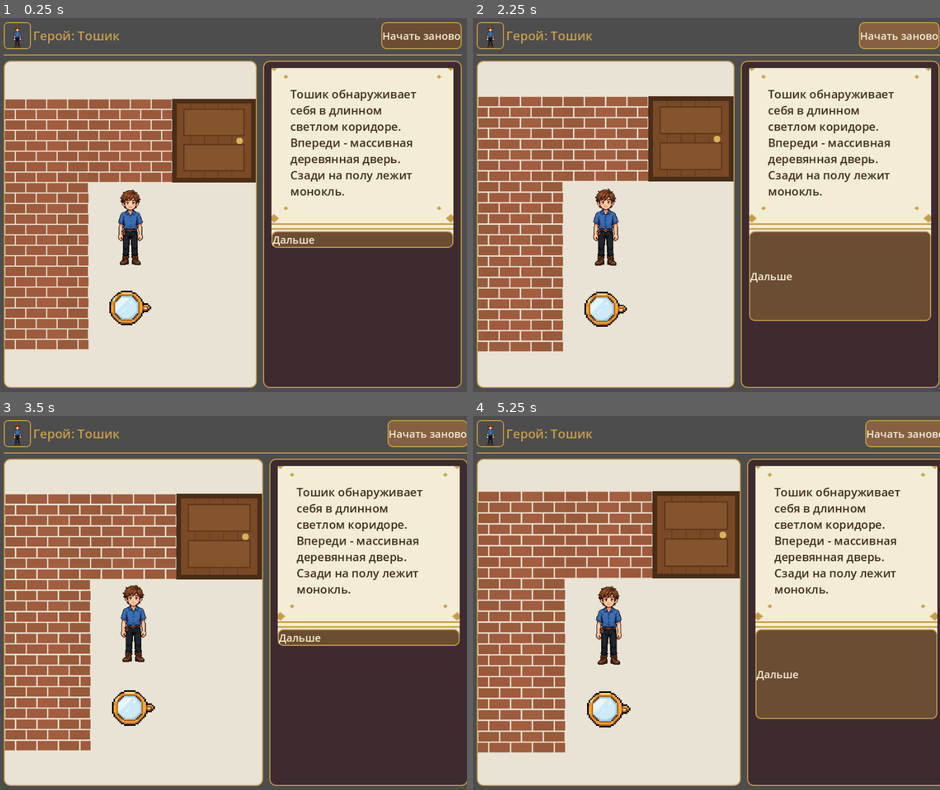
Above: before the commit, frames 1-4 (two rows, left to right).
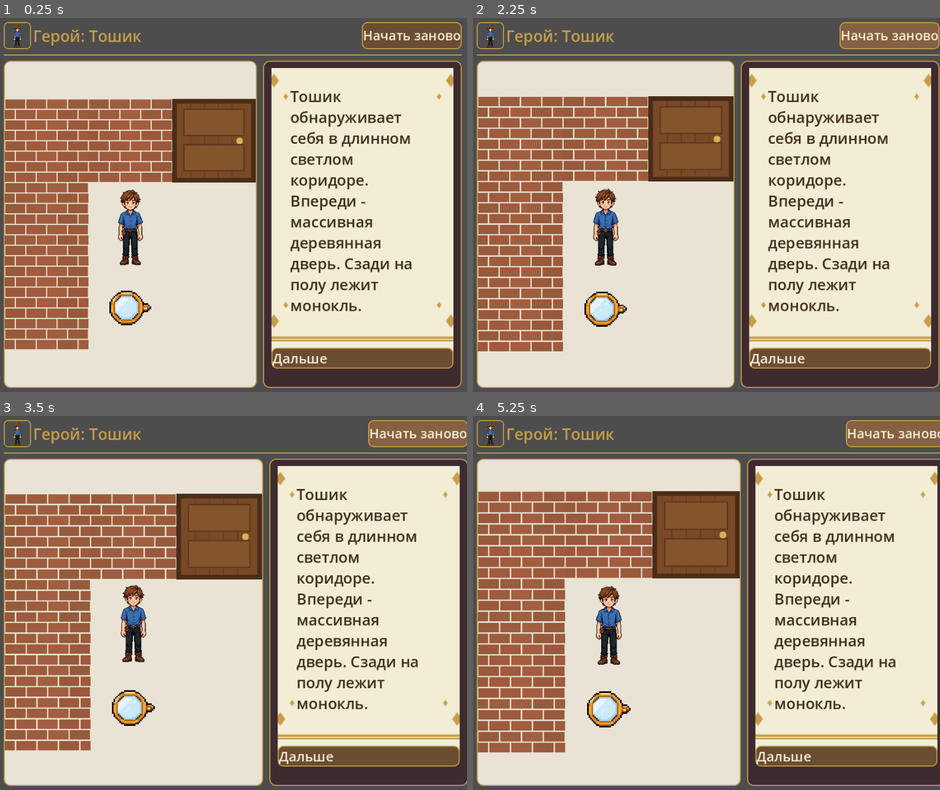
Above: after the commit, the same moments.

Repository: ssokratov/tnquest_godot
Game: Godot game, scene res://scenes/main.tscn
Same seed, same stepped clock (60 frames per second), same inputs: the game is played once before the commit and once after it.
Inputs:
- Up to frame 1 (0.25 s): no input
- Up to frame 2 (2.25 s): click "Начать заново" at 0.5 s; click "Начать заново" at 1.25 s; click "Начать заново" at 2 s
- Up to frame 3 (3.5 s): click "Начать заново" at 2.75 s
- Up to frame 4 (5.25 s): click "Начать заново" at 3.5 s; click "Начать заново" at 4.25 s; click "Начать заново" at 5 s

The runs differ from the first frame. In frame 1, 19% of the frame differs, in the area x 7-99%, y 1-94%; in frame 2, 19%; in frame 3, 19%; in frame 4, 19%, in the area x 7-100%, y 1-94%.

Commit message:
Bigger fonts: dialog 25, answers 23, hero 26, scale floor 1.15

Diff:
--- a/scripts/main.gd
+++ b/scripts/main.gd
@@ -600,14 +600,16 @@
 # --- responsive layout + scene scaling + font scaling -----------------------
 
 # Fixed sizes looked small on wide windows and on phones, so fonts grow
-# with the viewport width (1.0x up to 1000 px, 1.5x beyond 1500 px).
+# with the viewport width (1.15x up to 1000 px, 1.6x beyond 1500 px):
+# the raised floor keeps text readable on phones, where the viewport
+# is counted in device pixels and everything renders physically small.
 # Answer buttons are rebuilt on every refresh, so they pick the current
 # scale up at creation; static labels are re-scaled here on resize.
 func _font_scale() -> float:
 	var w := get_viewport_rect().size.x
 	if w <= 0:
 		return 1.0
-	return clamp(w / 1000.0, 1.0, 1.5)
+	return clamp(w / 1000.0, 1.15, 1.6)
 
 
 func _scaled(base: int) -> int:
@@ -617,18 +619,18 @@
 func _refresh_fonts() -> void:
 	if hero_label == null:
 		return
-	hero_label.add_theme_font_size_override("font_size", _scaled(24))
-	reset_button.add_theme_font_size_override("font_size", _scaled(20))
-	dialog_label.add_theme_font_size_override("normal_font_size", _scaled(22))
-	dialog_label.add_theme_font_size_override("bold_font_size", _scaled(22))
-	dialog_label.add_theme_font_size_override("italics_font_size", _scaled(22))
-	dialog_label.add_theme_font_size_override("bold_italics_font_size", _scaled(22))
-	text_input.add_theme_font_size_override("font_size", _scaled(20))
-	submit_button.add_theme_font_size_override("font_size", _scaled(20))
-	feedback_label.add_theme_font_size_override("font_size", _scaled(16))
+	hero_label.add_theme_font_size_override("font_size", _scaled(26))
+	reset_button.add_theme_font_size_override("font_size", _scaled(22))
+	dialog_label.add_theme_font_size_override("normal_font_size", _scaled(25))
+	dialog_label.add_theme_font_size_override("bold_font_size", _scaled(25))
+	dialog_label.add_theme_font_size_override("italics_font_size", _scaled(25))
+	dialog_label.add_theme_font_size_override("bold_italics_font_size", _scaled(25))
+	text_input.add_theme_font_size_override("font_size", _scaled(22))
+	submit_button.add_theme_font_size_override("font_size", _scaled(22))
+	feedback_label.add_theme_font_size_override("font_size", _scaled(17))
 	for code in ["i", "j"]:
 		if code in dpad_buttons:
-			(dpad_buttons[code] as Button).add_theme_font_size_override("font_size", _scaled(18))
+			(dpad_buttons[code] as Button).add_theme_font_size_override("font_size", _scaled(20))
 
 
 func _notification(what: int) -> void:
@@ -953,7 +955,7 @@
 			# whole sidebar and shrank the scene. Wrapping pins
 			# the sidebar at 380 px; only a window resize reflows.
 			button.autowrap_mode = TextServer.AUTOWRAP_WORD_SMART
-			button.add_theme_font_size_override("font_size", _scaled(20))
+			button.add_theme_font_size_override("font_size", _scaled(23))
 			_style_button(button)
 			button.pressed.connect(_on_answer.bind(answer))
 			answers_box.add_child(button)
